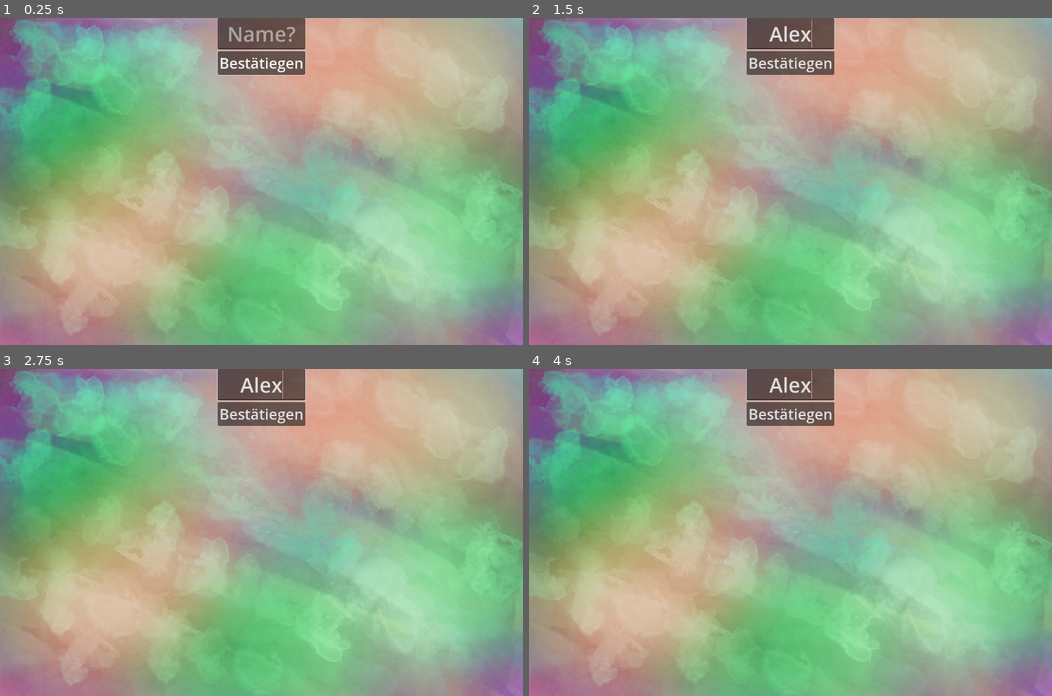
Above: before the commit, frames 1-4 (two rows, left to right).
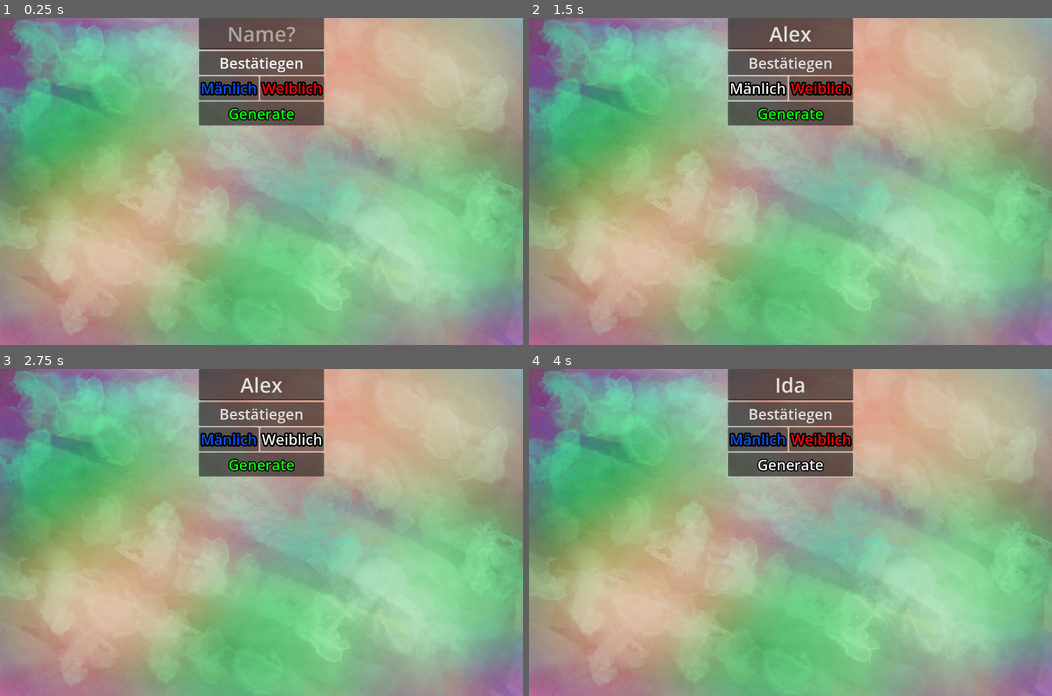
Above: after the commit, the same moments.

Repository: NIK-98/Paint_The_Ground
Game: Godot game, scene res://sceens/level.tscn
The game is run twice, just before and just after one commit, with the same random seed, the same clock (stepped at 60 frames per second) and the same inputs. This scene is started directly instead of the project's main scene.
Inputs (mouse positions are in pixels of both pictures, inside the frame that each line leads up to):
- Up to frame 1 (0.25 s): no input
- Up to frame 2 (1.5 s): click (790, 34) at 0.52 s; type "Alex" at 0.6 s; click (759, 89) at 1.25 s, where only the run after the commit has a clickable "Mänlich"
- Up to frame 3 (2.75 s): click (292, 440) at 2 s, where only the run after the commit has a clickable "Weiblich"
- Up to frame 4 (4 s): click (790, 463) at 2.75 s, where only the run after the commit has a clickable "Generate"; click "Start Game" at 3.5 s

The runs differ from the first frame. In frame 1, 4.8% of the frame differs, in the area x 37-63%, y 0-33%; in frame 2, 4.9%; in frame 3, 4.9%; in frame 4, 5.1%, in the area x 37-63%, y 0-34%.

Commit message:
namen generator hinzugefügt

Diff:
--- a/sceens/level.tscn
+++ b/sceens/level.tscn
@@ -316,6 +316,30 @@
 theme_override_font_sizes/font_size = 60
 text = "Warte auf Mitspieler..."
 
+[node name="HBoxContainer" type="HBoxContainer" parent="loby/CenterContainer/VBoxContainer"]
+layout_mode = 2
+
+[node name="J" type="Button" parent="loby/CenterContainer/VBoxContainer/HBoxContainer"]
+layout_mode = 2
+theme_override_colors/font_color = Color(0, 0.321569, 0.92549, 1)
+theme_override_constants/outline_size = 15
+theme_override_font_sizes/font_size = 36
+text = "Mänlich"
+
+[node name="M" type="Button" parent="loby/CenterContainer/VBoxContainer/HBoxContainer"]
+layout_mode = 2
+theme_override_colors/font_color = Color(1, 0, 0, 1)
+theme_override_constants/outline_size = 15
+theme_override_font_sizes/font_size = 36
+text = "Weiblich"
+
+[node name="Random" type="Button" parent="loby/CenterContainer/VBoxContainer"]
+layout_mode = 2
+theme_override_colors/font_color = Color(0, 1, 0, 1)
+theme_override_constants/outline_size = 10
+theme_override_font_sizes/font_size = 36
+text = "Generate"
+
 [node name="Timer" type="Timer" parent="." groups=["timer"]]
 wait_time = 120.0
 
@@ -327,5 +351,8 @@
 
 [connection signal="pressed" from="CanvasLayer/Start" to="." method="_on_start_pressed"]
 [connection signal="pressed" from="loby/CenterContainer/VBoxContainer/Enter" to="loby" method="_on_enter_pressed"]
+[connection signal="pressed" from="loby/CenterContainer/VBoxContainer/HBoxContainer/J" to="loby" method="_on_j_pressed"]
+[connection signal="pressed" from="loby/CenterContainer/VBoxContainer/HBoxContainer/M" to="loby" method="_on_m_pressed"]
+[connection signal="pressed" from="loby/CenterContainer/VBoxContainer/Random" to="loby" method="_on_random_pressed"]
 [connection signal="timeout" from="Timer" to="." method="_on_timer_timeout"]
 [connection signal="timeout" from="Timerbomb" to="." method="_on_timerbomb_timeout"]
--- a/scripts/loby.gd
+++ b/scripts/loby.gd
@@ -4,6 +4,112 @@
 @export var player_conect_count = 0
 @export var is_running = false
 @export var Max_clients = 6
+
+var j_namen = ["Levi",
+			   "Emil",
+			   "Liam",
+			   "Anton",
+			   "Theo",
+			   "Paul",
+			   "Leano",
+			   "Elias",
+			   "Jakob",
+			   "Samuel",
+			   "Felix",
+			   "Michael",
+			   "Linus",
+			   "Aaron",
+			   "Leo",
+			   "Thomas",
+			   "Lukas",
+			   "Noah",
+			   "Leon",
+			   "Jonas",
+			   "David",
+			   "Levin",
+			   "Julian",
+			   "Daniel",
+			   "Milan",
+			   "Lio",
+			   "Matteo",
+			   "Valentin",
+			   "Oskar",
+			   "Elia",
+			   "Alexander",
+			   "Kian",
+			   "Finn",
+			   "Markus",
+			   "Jan",
+			   "Jonathan",
+			   "Moritz",
+			   "Joris",
+			   "Jonah",
+			   "Tim",
+			   "Jasper",
+			   "Luis",
+			   "Mika",
+			   "Oliver",
+			   "Niklas",
+			   "Luca",
+			   "Lorenz",
+			   "Tobias",
+			   "Fabian",
+			   "Maximilian",
+			   "Luan"]
+var m_namen = ["Lina",
+			   "Emilia",
+			   "Emma",
+			   "Ella",
+			   "Ida",
+			   "Lia",
+			   "Lea",
+			   "Amalia",
+			   "Leonie",
+			   "Laura",
+			   "Lena",
+			   "Mia",
+			   "Nora",
+			   "Mila",
+			   "Juna",
+			   "Anna",
+			   "Johanna",
+			   "Malia",
+			   "Luisa",
+			   "Maria",
+			   "Amelie",
+			   "Ava",
+			   "Julia",
+			   "Marie",
+			   "Antonia",
+			   "Noah",
+			   "Nele",
+			   "Elena",
+			   "Alina",
+			   "Leni",
+			   "Mara",
+			   "Mathilda",
+			   "Charlotte",
+			   "Liom",
+			   "Sophie",
+			   "Livia",
+			   "Lara",
+			   "Marlene",
+			   "Mina",
+			   "Sarah",
+			   "Mira",
+			   "Hanna",
+			   "Finn",
+			   "Romy",
+			   "Elisabeth",
+			   "Katharina",
+			   "Elsa",
+			   "Emily",
+			   "Marla",
+			   "Malou",
+			   "Elisa"
+			   ]
+var curent_list = []
+
 
 var esc_is_pressing_in_game = false
 
@@ -153,3 +259,19 @@
 		$CenterContainer/VBoxContainer/Warten.visible = true
 		get_parent().add_text_tap.rpc(multiplayer.get_unique_id(), $CenterContainer/VBoxContainer/name_input.text)
 		namen_text_update.rpc(multiplayer.get_unique_id(), $CenterContainer/VBoxContainer/name_input.text)
+
+
+
+func _on_j_pressed():
+	curent_list = j_namen
+
+
+func _on_m_pressed():
+	curent_list = m_namen
+
+
+func _on_random_pressed():
+	if curent_list != []:
+		$CenterContainer/VBoxContainer/name_input.text = curent_list.pick_random()
+	else:
+		OS.alert("Mänlich oder Weiblich Wällen", "Auswahl")
